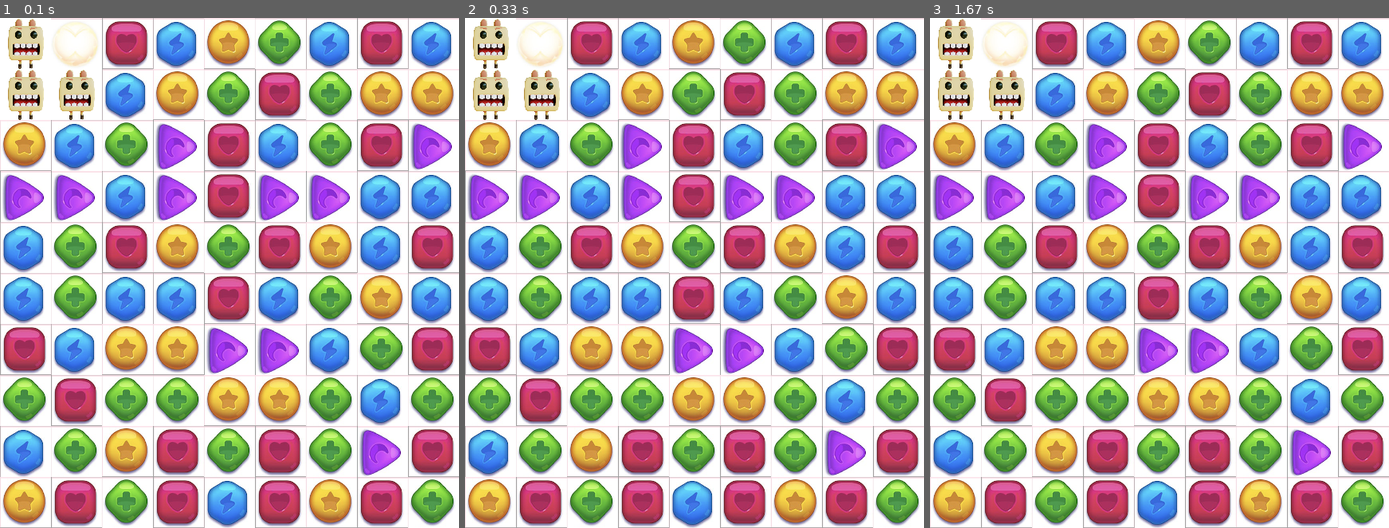
Above: before the commit, frames 1-3 (left to right).
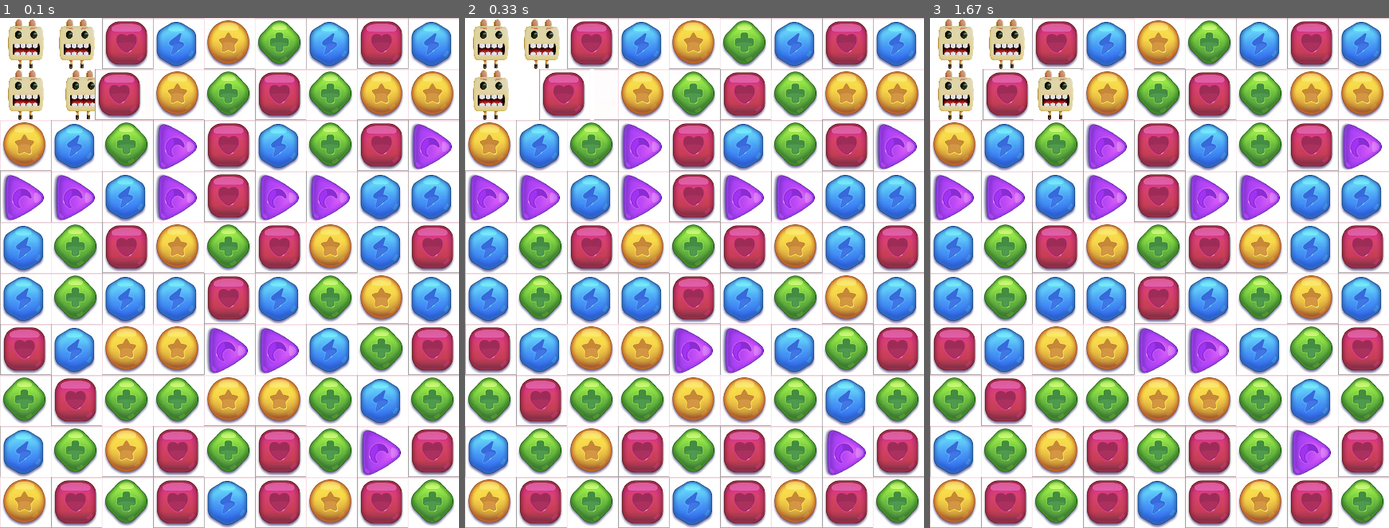
Above: after the commit, the same moments.

Repository: xblam/matching_game_cnn_bot
Game: pygame game, started from display/pygame_display.py
Two runs of this game, one before a commit and one after it. Both use one fixed random seed, a clock stepped at 60 frames per second and the inputs below.
Inputs:
- Up to frame 1 (0.1 s): no input
- Up to frame 2 (0.33 s): no input
- Up to frame 3 (1.67 s): no input

The runs differ from the first frame. In frame 1, 2.0% of the frame differs, in the area x 11-34%, y 0-20%; in frame 2, 2.3%; in frame 3, 2.3%.

Commit message:
upgraded display to pygame

Diff:
--- a/display/pygame_display.py
+++ b/display/pygame_display.py
@@ -5,27 +5,11 @@
 # Initialize Pygame
 
 
-image_files = {
-    1: r'./display/1.png',
-    2: r'./display/2.png',
-    3: r'./display/3.png',
-    4: r'./display/4.png',
-    5: r'./display/5.png',
-    6: r'./display/6.png',
-    7: r'./display/7.png',
-    8: r'./display/8.png',
-    9: r'./display/9.png',
-    10: r'./display/10.png',
-    11: r'./display/11.png',
-    12: r'./display/12.png',
-    13: r'./display/13.png',
-    14: r'./display/14.png'
-}
 
 # Define a matrix (example: 1 for image1, 2 for image2)
 matrix_test = np.array(([
     [14, 14, 2, 4, 3, 1, 4, 2, 4],
-    [14, 14, 4, 3, 1, 2, 1, 3, 3],
+    [14, 14, 2, 3, 1, 2, 1, 3, 3],
     [3, 4, 1, 5, 2, 4, 1, 2, 5],
     [5, 5, 4, 5, 2, 5, 5, 4, 4],
     [4, 1, 2, 3, 1, 2, 3, 4, 2],
@@ -37,9 +21,9 @@
 ]))
 
 matrix_test2 = np.array(([
-    [14, 13, 2, 4, 3, 1, 4, 2, 4],
-    [14, 14, 4, 3, 1, 2, 1, 3, 3],
-    [3, 4, 1, 5, 2, 4, 1, 2, 5],
+    [14, 14, 2, 4, 3, 1, 4, 2, 4],
+    [14, 14, 1, 3, 1, 2, 1, 3, 3],
+    [3, 4, 2, 5, 2, 4, 1, 2, 5],
     [5, 5, 4, 5, 2, 5, 5, 4, 4],
     [4, 1, 2, 3, 1, 2, 3, 4, 2],
     [4, 1, 4, 4, 2, 4, 1, 3, 4],
@@ -52,9 +36,8 @@
 
 class Display():
     def __init__(self, matrix, rows = 10, cols = 9, cell_size = 64):
-        pygame.init()
-        self.rows = rows
-        self.cols = cols
+        # pygame.init()
+        self.rows, self.cols = matrix.shape
         self.cell_size = cell_size
         self.matrix = matrix
 
@@ -63,8 +46,9 @@
         self.window = pygame.display.set_mode((self.window_width, self.window_height))
 
         self.image_dict = {}
-        for i in range(14):
+        for i in range(15):
             self.image_dict[i+1] = pygame.transform.scale(pygame.image.load(fr'./display/{i+1}.png'),(cell_size, cell_size))
+        self.update_display(self.matrix)
 
     def update_display(self, new_matrix):
         self.window.fill((255, 255, 255))
@@ -80,14 +64,46 @@
         # Update the display
         pygame.display.flip()
 
+    def animate_switch(self, start_pos, end_pos, steps=30):
+        # self.window.fill((255, 255, 255))
+
+        row, col = start_pos
+        row2, col2 = end_pos
+
+        # these are the two images that I will be switching
+        white = self.image_dict.get(15)
+
+        image1 = self.image_dict.get(self.matrix[row][col])
+        image2 = self.image_dict.get(self.matrix[row2][col2])
+
+        for step in range(steps):
+
+            # Calculate intermediate positions
+            inter_row = row * self.cell_size + (row2 - row) * self.cell_size * step / steps
+            inter_col = col * self.cell_size + (col2 - col) * self.cell_size * step / steps
+            inter_row2 = row2 * self.cell_size + (row - row2) * self.cell_size * step / steps
+            inter_col2 = col2 * self.cell_size + (col - col2) * self.cell_size * step / steps
+
+            # Draw intermediate positions
+            self.window.blit(white, (inter_col, inter_row))
+            self.window.blit(image1, (inter_col, inter_row))
+
+            self.window.blit(image2, (inter_col2, inter_row2))
+
+            pygame.display.flip()
+            pygame.time.wait(20)  # Adjust the wait time for smoother/faster animation
+
 
 if __name__ == "__main__":
     display = Display(matrix_test)
-    display.update_display(matrix_test2)
-
+    animate = True
     # run the display. we can update the code and stuff beneath
     running = True
     while running:
         for event in pygame.event.get():
             if event.type == pygame.QUIT:
                 running = False
+        if animate:
+
+            display.animate_switch((1,1),(1,2))
+            animate = False
--- a/model.py
+++ b/model.py
@@ -42,11 +42,6 @@
         x = x.flatten()
         x = self.layer_stack(x)
         return x
-
-# Use this to check if DQN is valid
-# temp_dqn = DQN(3, 4) # (3 channels, 4 actions)
-# temp_tensor = torch.randn(1,3,4,4)  # (batch, channel, row, column)
-# temp_dqn(temp_tensor)
 
 
 # Define memory for Experience Replay
--- a/test_environments.py
+++ b/test_environments.py
@@ -15,48 +15,77 @@
 dones = False
 action_space = infos["action_space"]
 
+# Initialize Pygame
+pygame.init()
 
+# Initialize the display with the initial state
+matrix = np.array(env.return_state)
+display = Display(matrix)
 
-for i in range(100):
-    # Identify the indices where the value is 1
-    indices_with_one = [index for index, value in enumerate(action_space) if value == 1]
-    # Randomly select one of those indices
-    if indices_with_one:
+def action_to_coords(action):
+    coords_to_switch = []
+    if action < 80:
+        row = action//8
+        col = action%8
+        coord1 = (row, col)
+        coord2 = (row, col+1)
+    else:
+        action = action - 80
+        row = action//9
+        col = action%9
+        coord1 = (row, col)
+        coord2 = (row+1,col)
 
-        # this is just here temporarily BUT MAKE SURE THE MODEL GETS CHANGED AFTER EVERY MOVE OR ELSE IF IT OUTPUTS AN ILLEGAL MOVE YOU WILL BE STUCK FOREVER
-        model = DQN(1, 161).to(DEVICE)
-        # selected_action = random.choice(indices_with_one)
-        input_tensor = torch.tensor(env.return_state, dtype=torch.float).to(DEVICE)
+    return coord1, coord2
 
-        output_tensor = model(input_tensor)
+# Main loop
+running = True
+while running:
+    for event in pygame.event.get():
+        if event.type == pygame.QUIT:
+            running = False
 
-        max_val, max_idx = torch.max(output_tensor, dim = 0)
+    for i in range(100):
+        # Identify the indices where the value is 1
+        indices_with_one = [index for index, value in enumerate(action_space) if value == 1]
 
-        old_matrix = np.array(env.return_state)
+        # Randomly select one of those indices
+        if indices_with_one:
+            # Temporary model instantiation (replace with actual model loading if necessary)
+            model = DQN(1, 161).to(DEVICE)
 
-        selected_action = int(input("put the move you want to do on the board: "))
-        obs, reward, dones, infos = env.step(int(selected_action))
-        print("obs: ", obs)
+            input_tensor = torch.tensor(env.return_state, dtype=torch.float).to(DEVICE)
+            output_tensor = model(input_tensor)
 
-        print("obs: ", obs[0]) # it is the collection of 26 observations about the board, in the form of stacked matrices
-        print("obs shape: ", obs.shape)
-        print("reward: ", reward)
-        print("dones: ", dones)
-        print("infos: ", infos)
+            max_val, max_idx = torch.max(output_tensor, dim=0)
+            # selected_action = int(input("Put the move you want to do on the board: "))
+            selected_action = np.random.randint(0,161)
 
+            obs, reward, dones, infos = env.step(int(selected_action))
 
+            print("obs:", obs)
+            print("obs[0]:", obs[0])
+            print("obs shape:", obs.shape)
+            print("reward:", reward)
+            print("dones:", dones)
+            print("infos:", infos)
+            (x1,y1), (x2,y2) = action_to_coords(selected_action)
+            display.animate_switch((x1,y1),(x2,y2))
+            matrix = np.array(env.return_state)
 
-        print("Selected index:", selected_action)
-        print("Reward of this action:", reward)
+            display.update_display(matrix)
 
-        matrix = np.array(env.return_state)
-        display_matrix(old_matrix)
-        display_matrix(matrix)
+            print("Selected index:", selected_action)
+            print("Reward of this action:", reward)
 
+        pygame.time.wait(1000)  # Small delay to make the loop more manageable
 
-    else:
-        print("No indices with value 1 found.")
-        dones = True
+pygame.quit()
+sys.exit()
+
+#     else:
+#         print("No indices with value 1 found.")
+#         dones = True
 
 # getting the model to predict the values for the game
 
Binary file added: display/15.png
